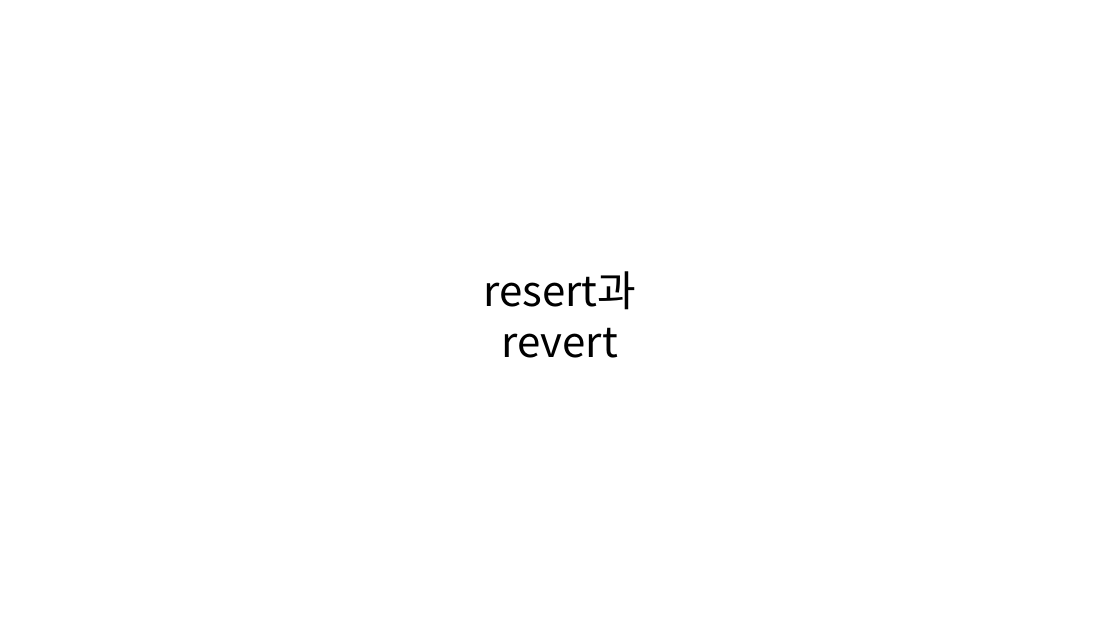
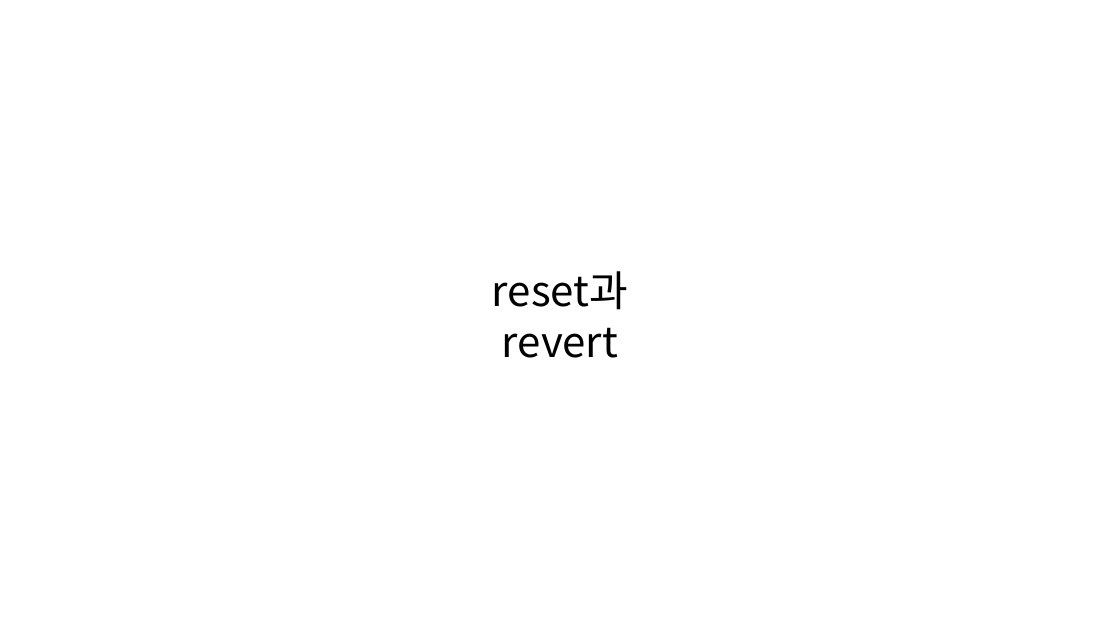
Before and after one commit to SeungHeeNoh/study_well, a slide deck: slide 4 of docs/8. git reset과 revert.pptx. Drawn at 1120x630 pixels with LibreOffice and Linux fonts; fonts in the diff are those of the drawing. Boxes give left, top, right and bottom in pixels: in the first picture for what was removed or moved away, otherwise in the second. Text is boxed around its words. In the diff, an @@ line names an element or a change of style, - is before the commit and + after.

Commit message:
docs :git reset revert 문서 내용 보강
- git reset revert 문서 내용 보강

```diff
--- a/docs/8. git reset과 revert.pptx
+++ b/docs/8. git reset과 revert.pptx
@@ text at [492,271,628,358]: text changed @@
-resert과 revert
+reset과 revert
```
Also in this commit, not shown: 13 other slides changed, 16 slides added, 1 slide removed.
